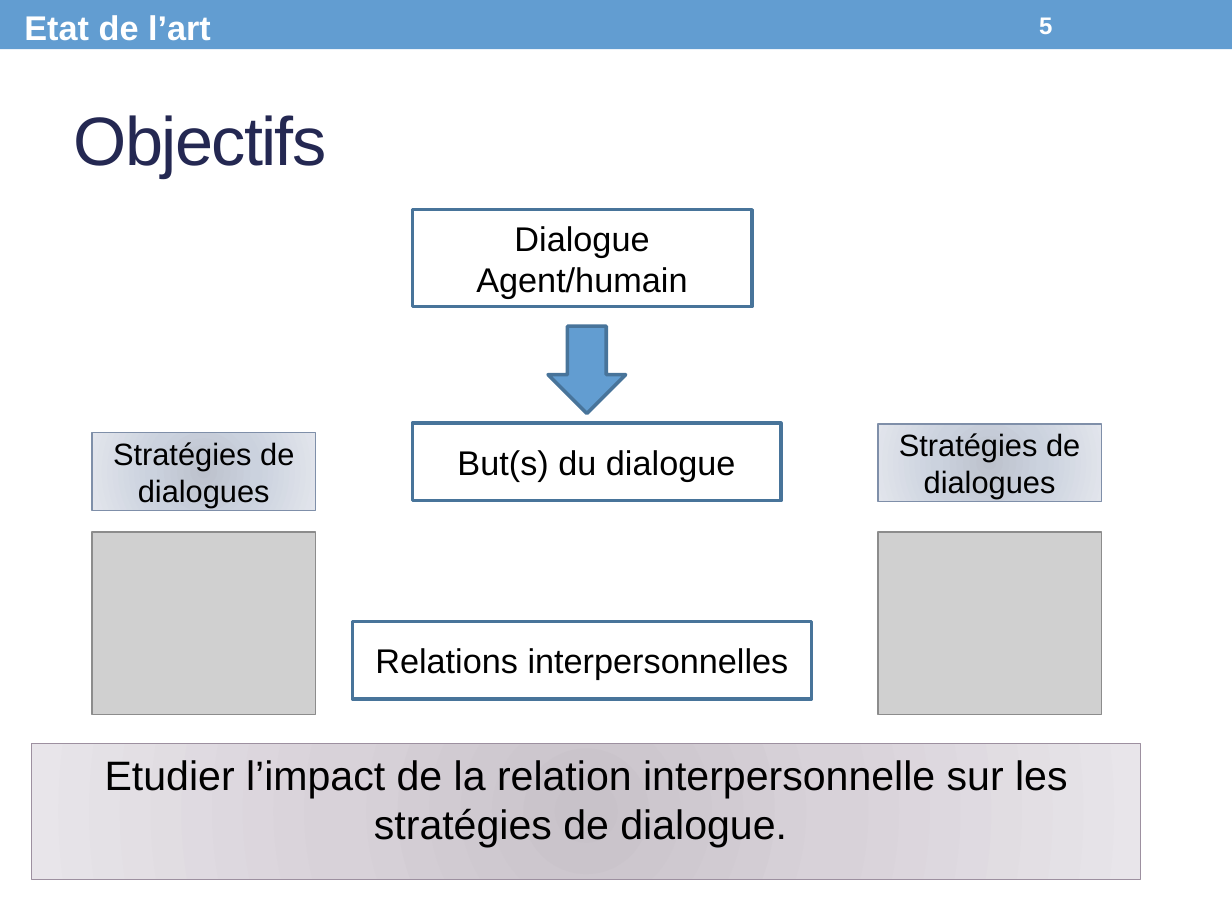
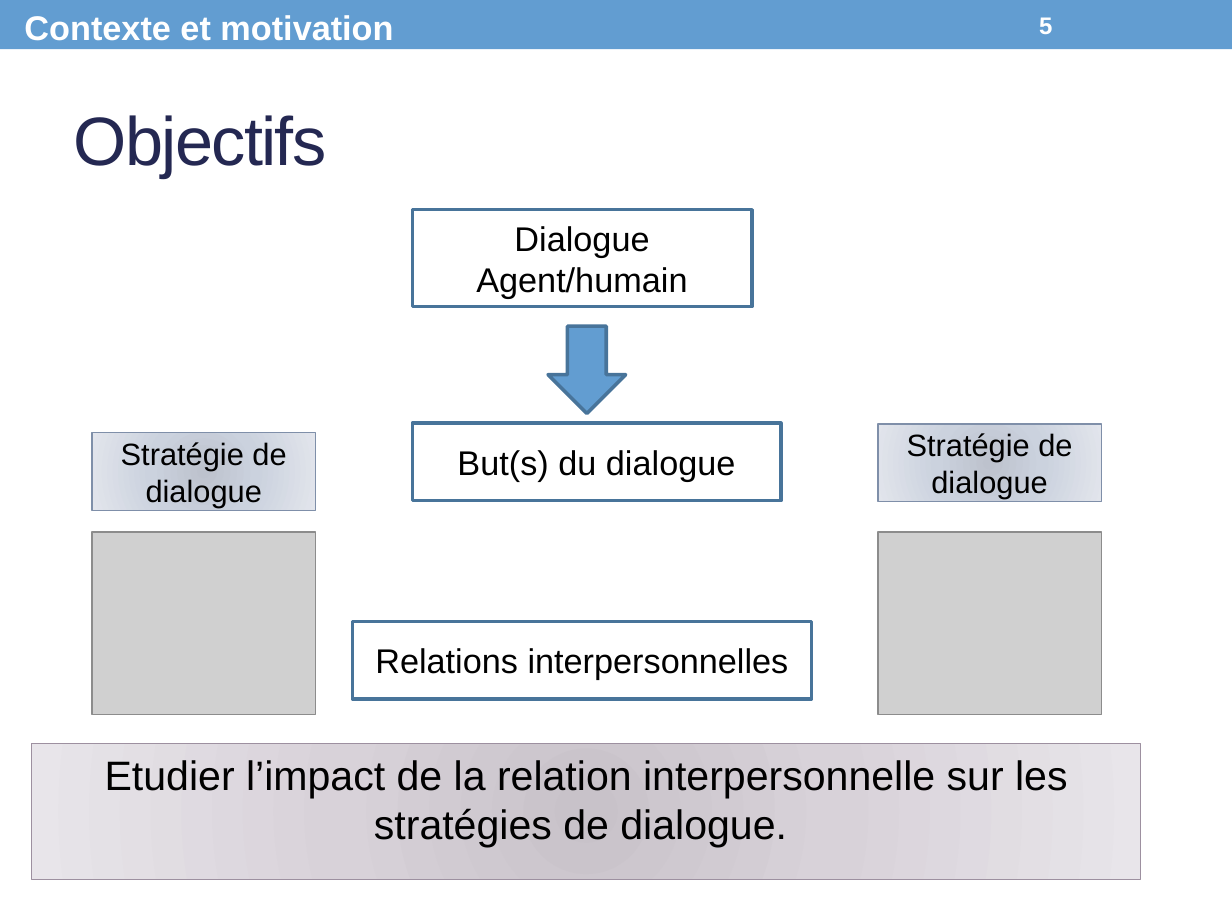
Before and after one commit to Olydia/Discolog, a slide deck: slide 5 of papers/Presentations/CPU_Presentation.pptx. Drawn at 1232x924 pixels with LibreOffice and Linux fonts; fonts in the diff are those of the drawing; grey boxes stand for pictures. Boxes give left, top, right and bottom in pixels: in the first picture for what was removed or moved away, otherwise in the second. Text is boxed around its words. In the diff, an @@ line names an element or a change of style, - is before the commit and + after.

```diff
--- a/papers/Presentations/CPU_Presentation.pptx
+++ b/papers/Presentations/CPU_Presentation.pptx
@@ text removed at <box>24,15,211,41</box> @@
-Etat de l’art
@@ text added at <box>24,15,393,41</box>, 20 pt, text #FFFFFF, bold @@
+Contexte et motivation
@@ text in rectangle at <box>121,442,286,508</box>: text changed @@
-Stratégies de dialogues
+Stratégie de dialogue
@@ text in rectangle at <box>907,433,1072,499</box>: text changed @@
-Stratégies de dialogues
+Stratégie de dialogue
```
Also in this commit, not shown: 11 other slides changed.
